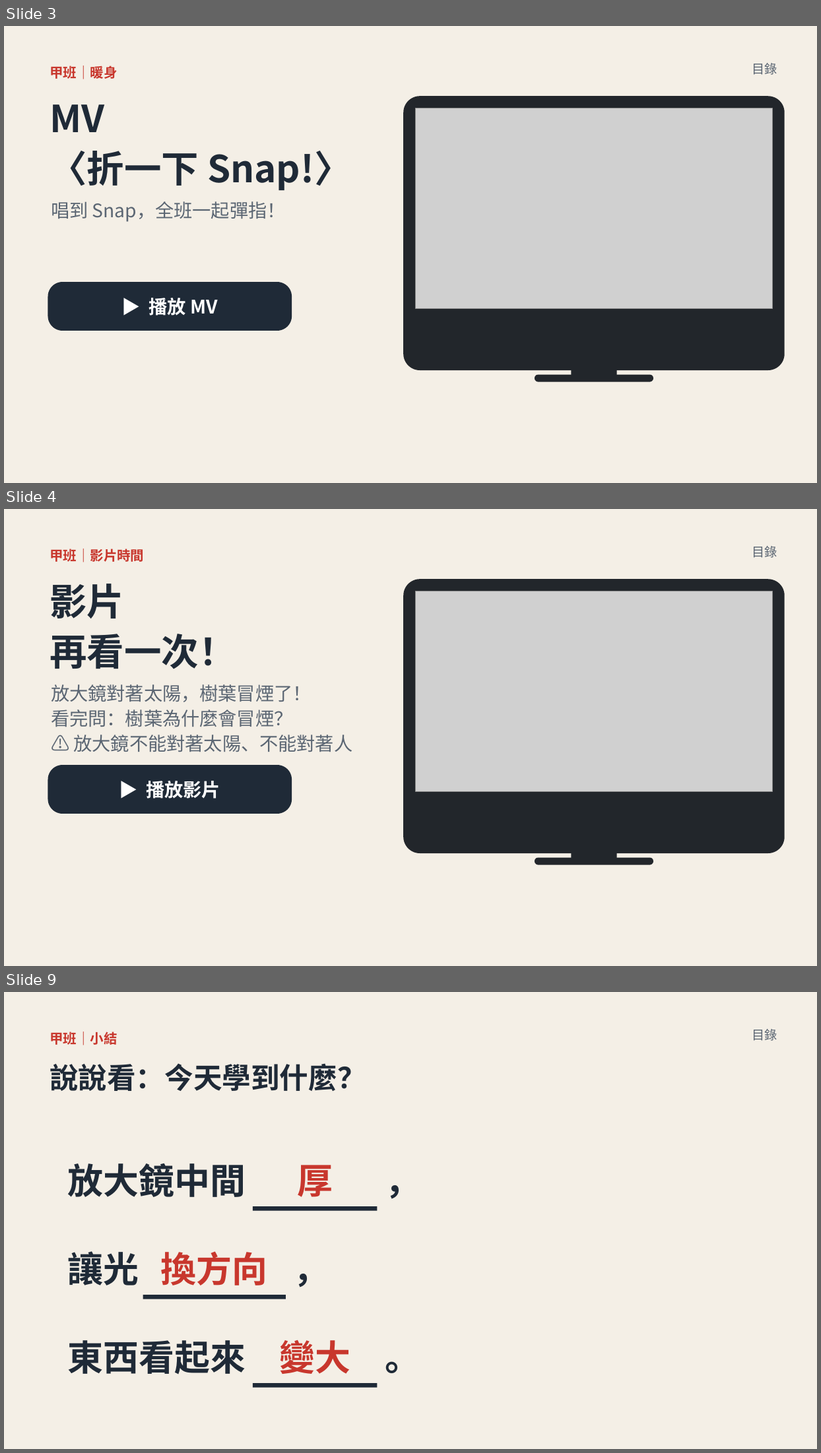
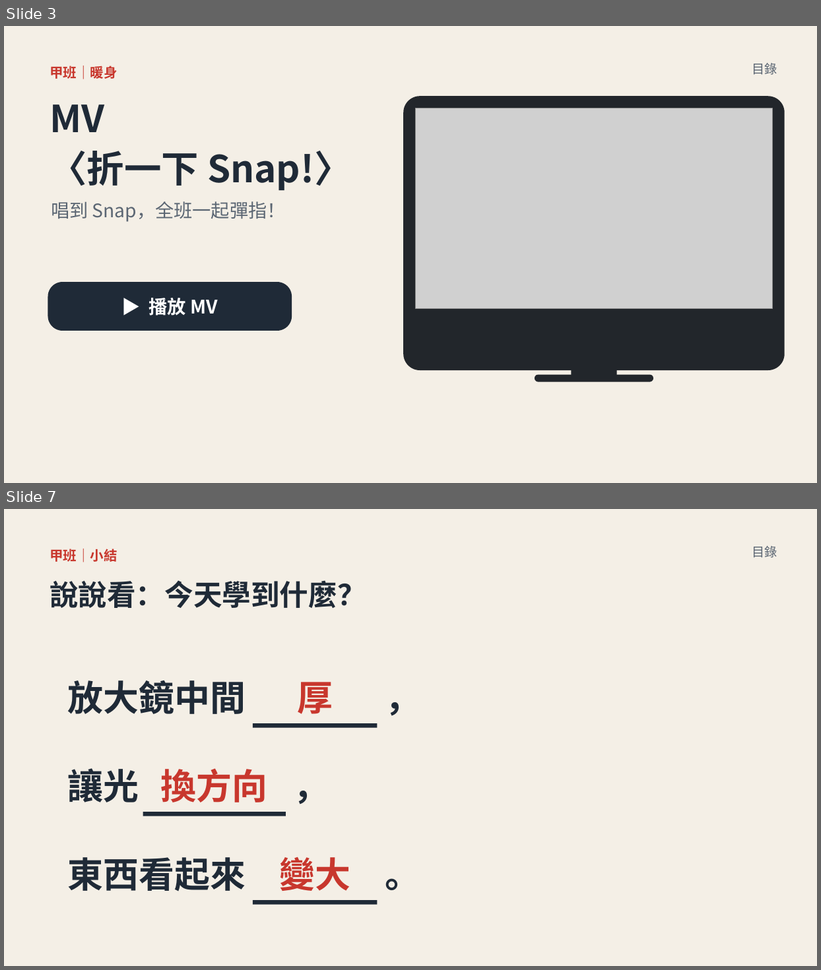
Before and after one commit to classtools1020/sports-results, a slide deck: f8f9fc3bd1/slides.pptx. Shown one above the other, each under a label of ours: slides 3, 4 and 9 before the commit, slides 3 and 7 after it; the slides between them are not shown. The pictures are 821x1453 and 821x970 pixels, drawn with LibreOffice and Linux fonts; fonts in the diff are those of the drawing; grey boxes stand for pictures. Boxes give left, top, right and bottom in pixels: in the first picture for what was removed or moved away, otherwise in the second. Text is boxed around its words. In the diff, an @@ line names an element or a change of style, - is before the commit and + after.

```diff
--- a/f8f9fc3bd1/slides.pptx
+++ b/f8f9fc3bd1/slides.pptx
@@ slide 4 removed at (4,509,817,966), background #FFFFFF @@
@@ rectangle removed at (4,509,817,966) @@
@@ text removed at (752,546,777,558) @@
-目錄
@@ text removed at (50,549,144,562) @@
-甲班｜影片時間
@@ text removed at (50,584,236,669) @@
-影片
-再看一次！
@@ rounded rectangle removed at (403,579,785,854) @@
@@ picture removed at (416,591,773,792) @@
@@ text removed at (51,685,353,752) @@
-放大鏡對著太陽，樹葉冒煙了！
-看完問：樹葉為什麼會冒煙？
-⚠ 放大鏡不能對著太陽、不能對著人
@@ rounded rectangle removed at (48,765,292,814) @@
-▶ 播放影片
@@ rounded rectangle removed at (535,858,653,865) @@
@@ rectangle removed at (572,854,617,859) @@
@@ what was slide 9 is now slide 7 @@
```
Also in this commit, not shown: 4 slides changed, 1 other slide removed, 3 other files.
